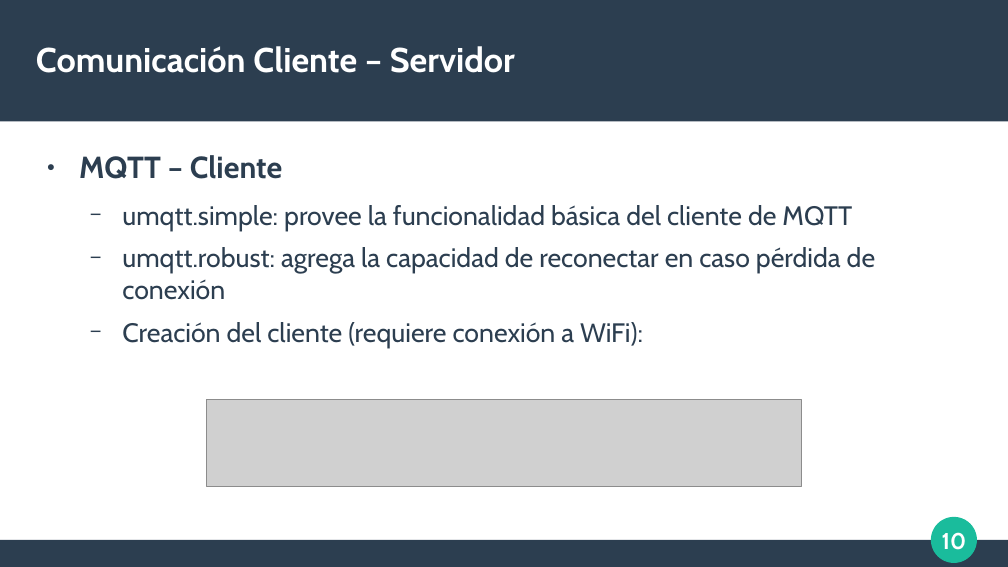
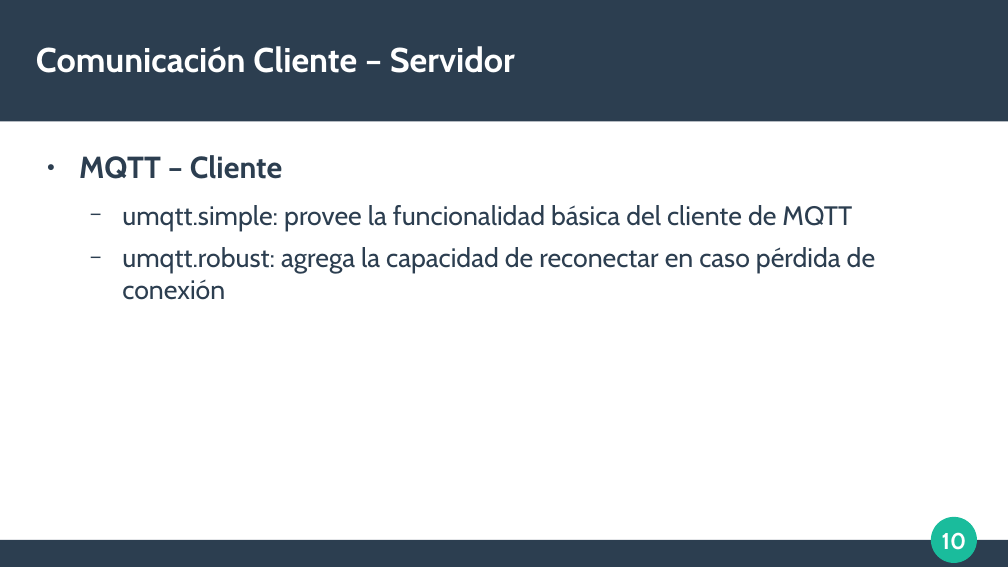
Before and after one commit to neon-iot/hands-on-iot, a slide deck: slide 10 of 5-comunicacion-cliente-servidor/05-wifi-mqtt.odp. Drawn at 1008x567 pixels with LibreOffice and Linux fonts; fonts in the diff are those of the drawing; grey boxes stand for pictures. Boxes give left, top, right and bottom in pixels: in the first picture for what was removed or moved away, otherwise in the second. Text is boxed around its words. In the diff, an @@ line names an element or a change of style, - is before the commit and + after.

Commit message:
comunicacion cliente servidor

```diff
--- a/5-comunicacion-cliente-servidor/05-wifi-mqtt.odp
+++ b/5-comunicacion-cliente-servidor/05-wifi-mqtt.odp
@@ text at box(122, 322, 643, 348): paragraph removed @@
-  − Creación del cliente (requiere conexión a WiFi):
@@ picture removed at box(207, 400, 801, 487) @@
```
Also in this commit, not shown: 3 other slides changed, 2 other files.
